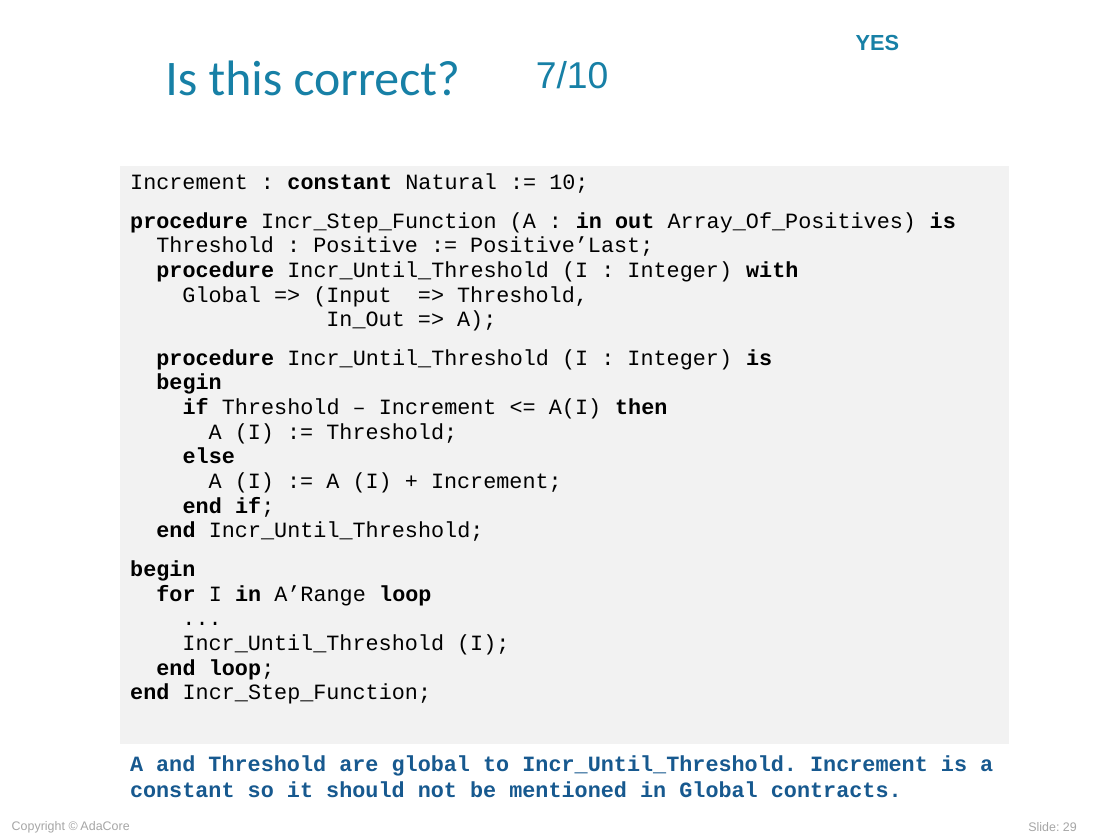
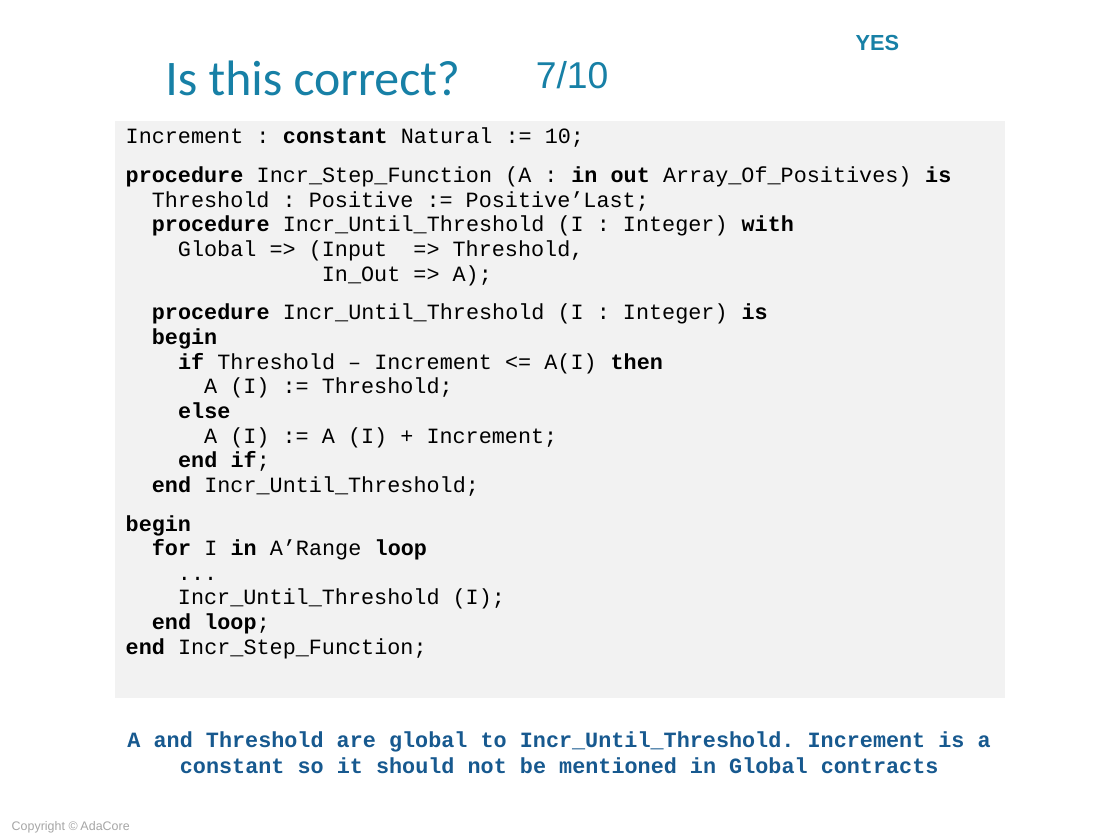
Before and after one commit to AdaCoreU/Courses, a slide deck: slide 29 of lectures/06_SPARK_2014/02_Flow_Analysis/Slides/02_Flow_Analysis.ppt. Drawn at 1120x840 pixels with LibreOffice and Linux fonts; fonts in the diff are those of the drawing; background and template pictures are left out. Boxes give left, top, right and bottom in pixels: in the first picture for what was removed or moved away, otherwise in the second. Text is boxed around its words. In the diff, an @@ line names an element or a change of style, - is before the commit and + after.

```diff
--- a/lectures/06_SPARK_2014/02_Flow_Analysis/Slides/02_Flow_Analysis.ppt
+++ b/lectures/06_SPARK_2014/02_Flow_Analysis/Slides/02_Flow_Analysis.ppt
@@ table: place and size @@
-table at (119,166,1009,744)
+table at (114,120,1006,698)
@@ text at (127,731,991,774): text changed @@
-A and Threshold are global to Incr_Until_Threshold. Increment is a constant so it should not be mentioned in Global contracts.
+A and Threshold are global to Incr_Until_Threshold. Increment is a constant so it should not be mentioned in Global contracts
@@ page number removed at (1028,822,1077,831) @@
-Slide: 29
```
Also in this commit, not shown: 33 other slides changed, 2 slides added, 2 slides removed, 1 other file.
